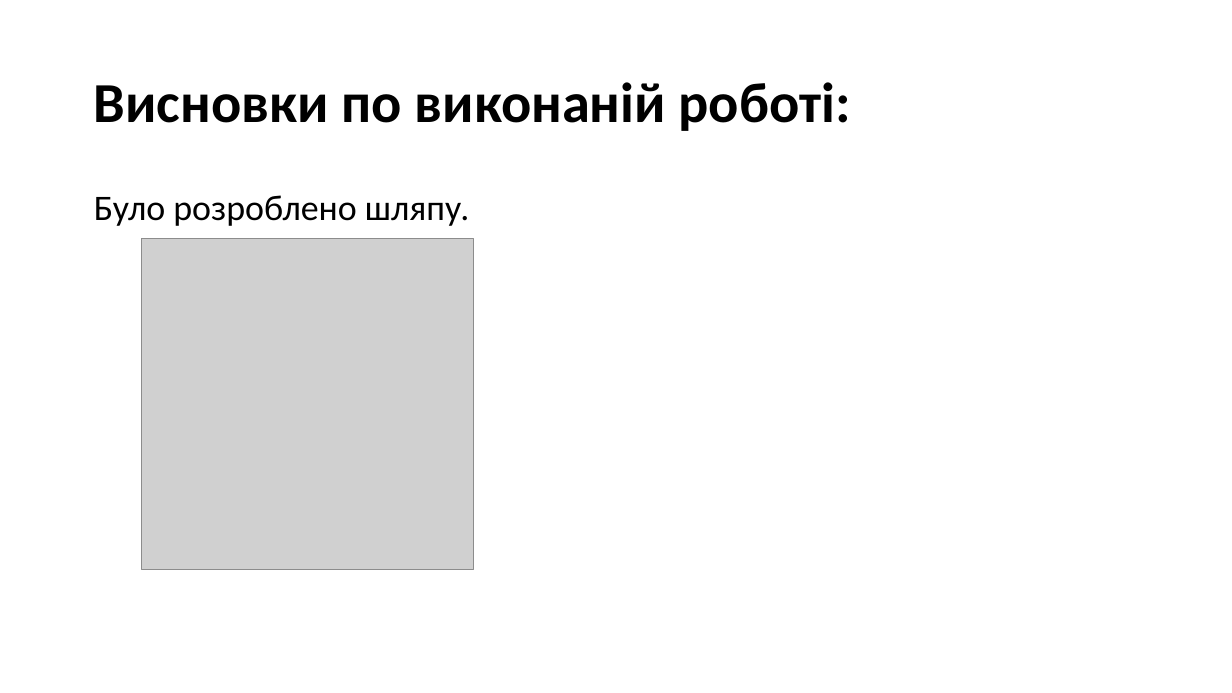
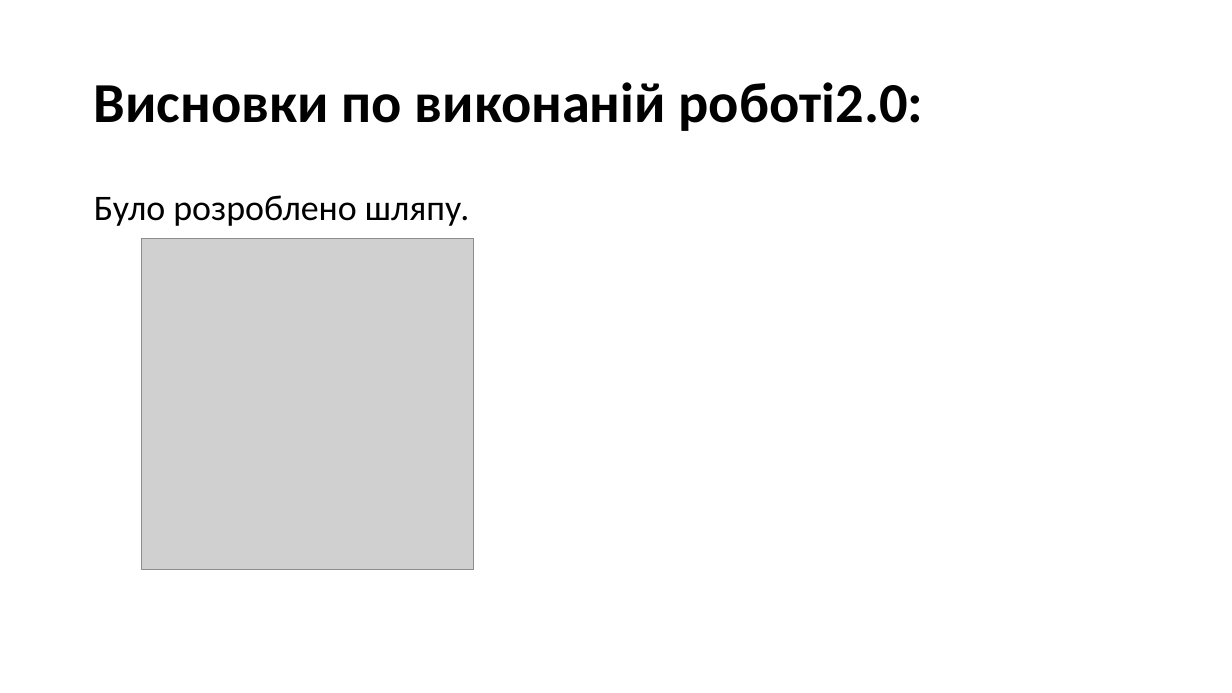
Before and after one commit to d3mage/elektronna_kafedra, a slide deck: slide 16 of elektronna_kafedra.pptx (slide 15 before the commit). Drawn at 1232x693 pixels with LibreOffice and Linux fonts; fonts in the diff are those of the drawing; grey boxes stand for pictures. Boxes give left, top, right and bottom in pixels: in the first picture for what was removed or moved away, otherwise in the second. Text is boxed around its words. In the diff, an @@ line names an element or a change of style, - is before the commit and + after.

```diff
--- a/elektronna_kafedra.pptx
+++ b/elektronna_kafedra.pptx
@@ title at (94,82,924,131): text changed @@
-Висновки по виконаній роботі:
+Висновки по виконаній роботі2.0:
```
Also in this commit, not shown: 1 other slide changed, 1 slide added, 1 other file.
